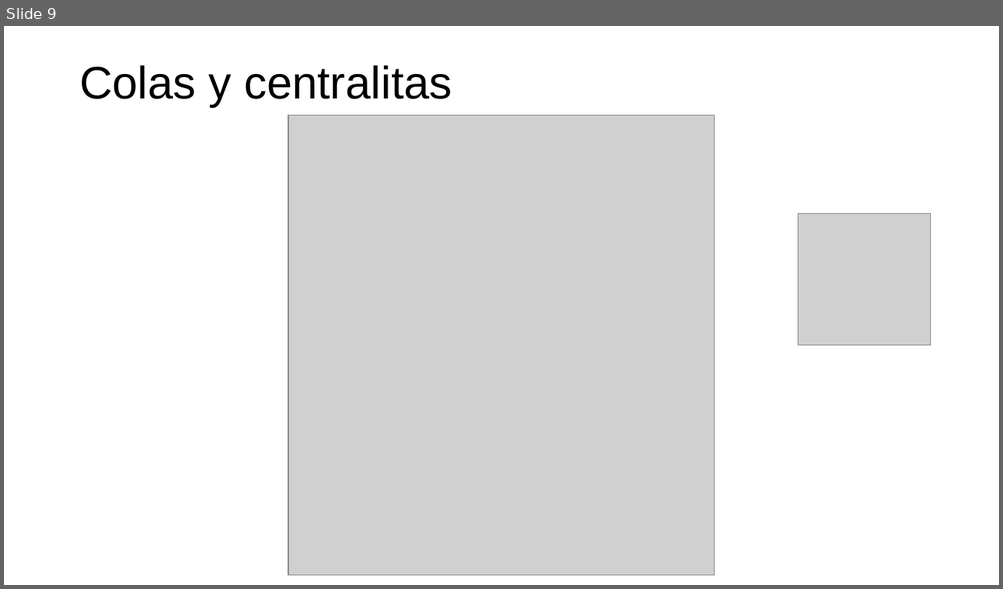
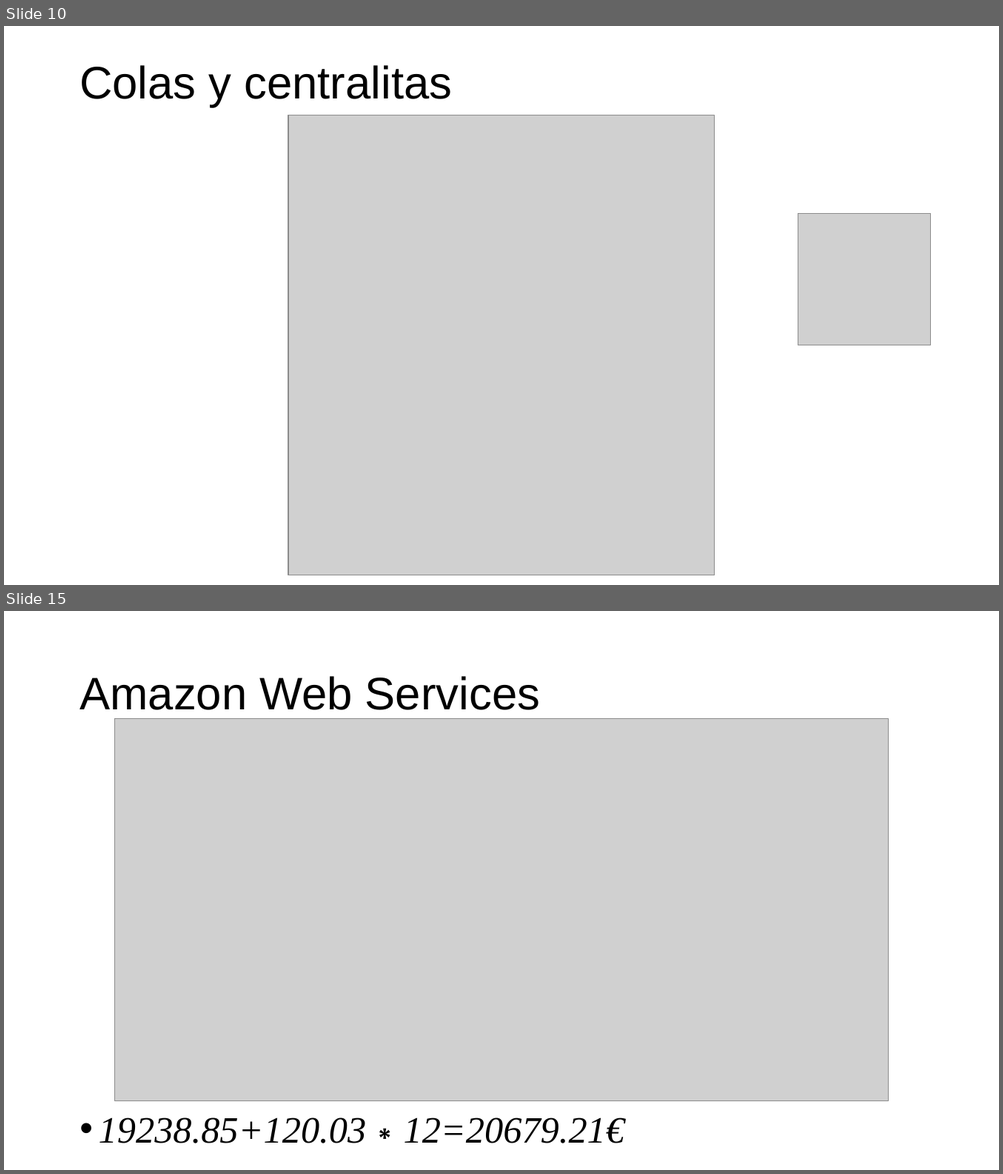
Before and after one commit to jorcox/TweetRegistration, a slide deck: Documentos/Presentación.pptx. Shown one above the other, each under a label of ours: slide 9 before the commit, slides 10 and 15 after it; the slides between them are not shown. The pictures are 1003x589 and 1003x1174 pixels, drawn with LibreOffice and Linux fonts; fonts in the diff are those of the drawing; grey boxes stand for pictures; background and template pictures are left out. Boxes give left, top, right and bottom in pixels: in the first picture for what was removed or moved away, otherwise in the second. Text is boxed around its words. In the diff, an @@ line names an element or a change of style, - is before the commit and + after.

```diff
--- a/Documentos/Presentación.pptx
+++ b/Documentos/Presentación.pptx
@@ slide 15 added at <box>4,611,999,1170</box>, background picture (left out) @@
@@ title added at <box>79,676,540,710</box>, 44 pt, text #000000 @@
+Amazon Web Services
@@ picture added at <box>114,719,888,1101</box> @@
@@ text added at <box>99,1118,625,1144</box>, 36 pt, text #000000, italic @@
+• 19238.85+120.03∗12=20679.21€
@@ what was slide 9 is now slide 10 @@
```
Also in this commit, not shown: 1 slide changed, 7 other slides added, 8 other files.
